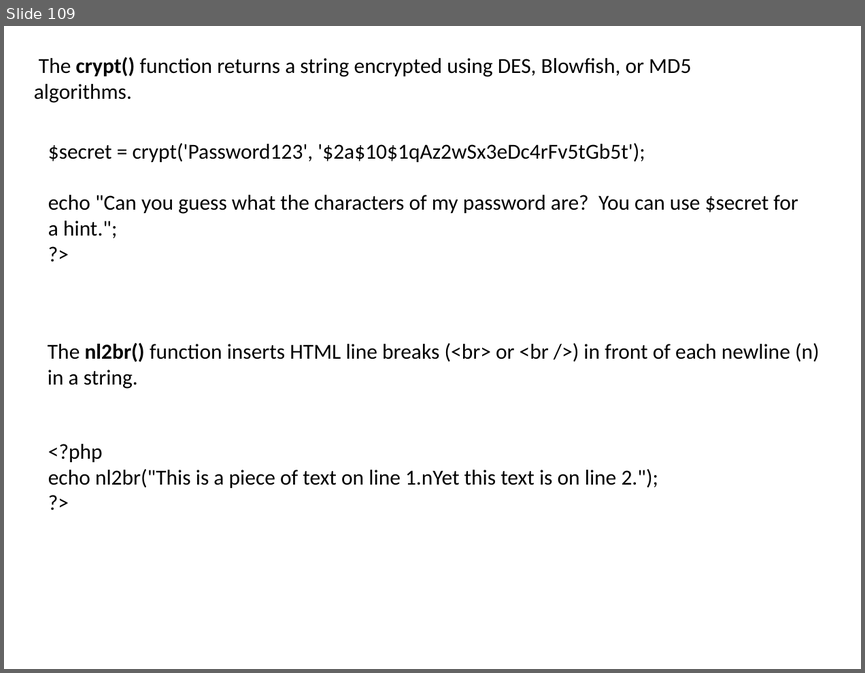
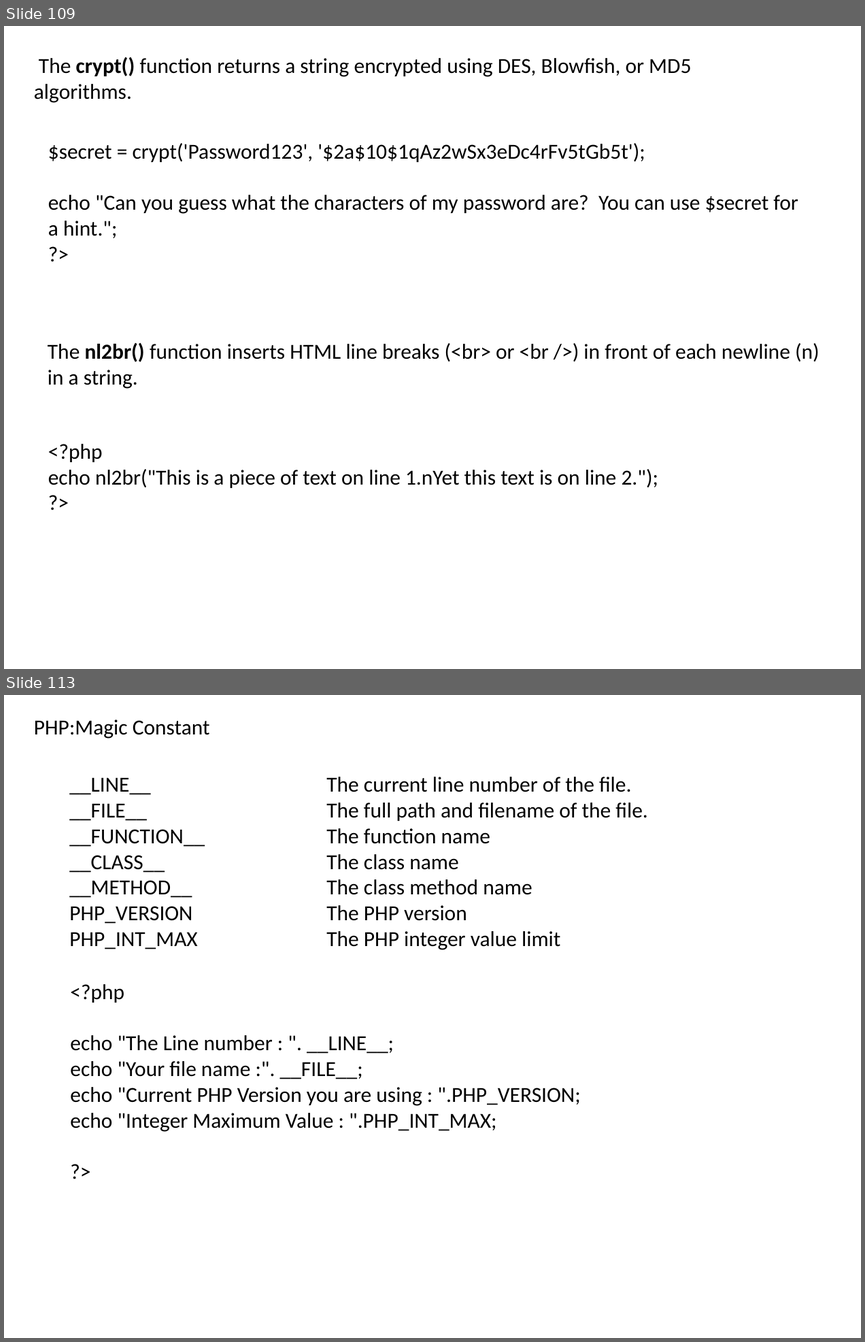
Before and after one commit to sanjay70sharma/PHP, a slide deck: PHP.pptx. Shown one above the other, each under a label of ours: slide 109 before the commit, slides 109 and 113 after it; the slides between them are not shown. The pictures are 865x673 and 865x1342 pixels, drawn with LibreOffice and Linux fonts; fonts in the diff are those of the drawing. Boxes give left, top, right and bottom in pixels: in the first picture for what was removed or moved away, otherwise in the second. Text is boxed around its words. In the diff, an @@ line names an element or a change of style, - is before the commit and + after.

```diff
--- a/PHP.pptx
+++ b/PHP.pptx
@@ slide 113 added at box(4, 695, 861, 1338), background #FFFFFF @@
@@ text added at box(34, 719, 210, 739), 18 pt, text #000000 @@
+PHP:Magic Constant
@@ text added at box(69, 777, 647, 950), 18 pt, text #000000 @@
+__LINE__ The current line number of the file.
+__FILE__ The full path and filename of the file.
+__FUNCTION__ The function name
+__CLASS__ The class name
+__METHOD__ The class method name
+PHP_VERSION The PHP version
+PHP_INT_MAX The PHP integer value limit
@@ text added at box(70, 984, 580, 1132), 18 pt, text #000000 @@
+<?php
+echo "The Line number : ". __LINE__;
+echo "Your file name :". __FILE__;
+echo "Current PHP Version you are using : ".PHP_VERSION;
+echo "Integer Maximum Value : ".PHP_INT_MAX;
+?>
```
Also in this commit, not shown: 26 other slides added.
